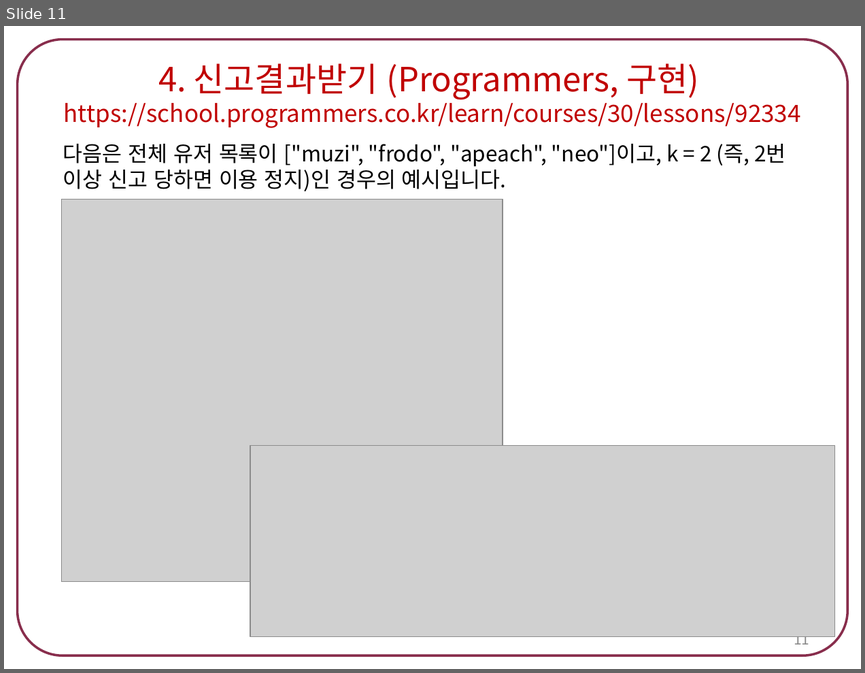
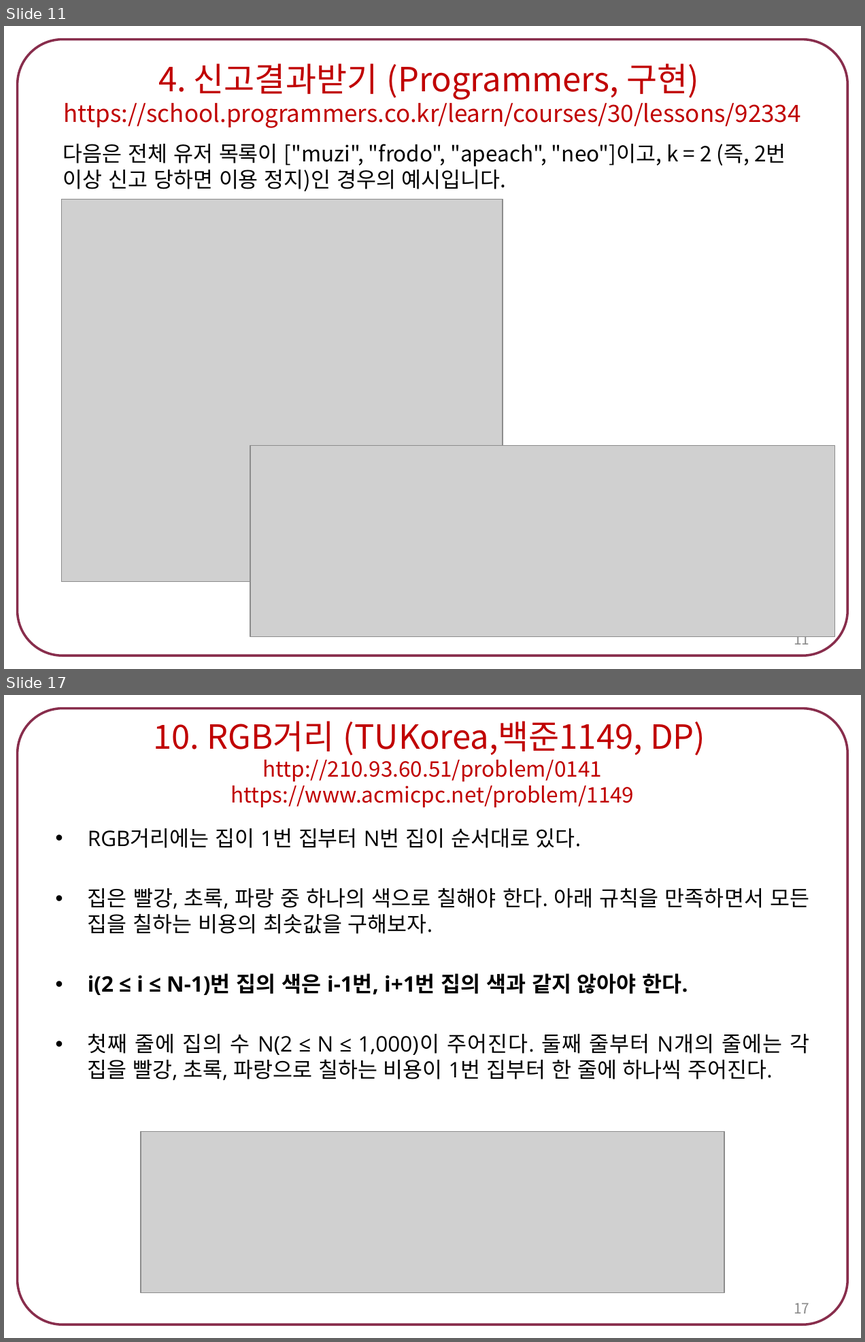
Before and after one commit to tlsdn0403/4-1, a slide deck: 스크립트언어/숙제6. 다이나믹 프로그래밍.pptx. Shown one above the other, each under a label of ours: slide 11 before the commit, slides 11 and 17 after it; the slides between them are not shown. The pictures are 865x673 and 865x1342 pixels, drawn with LibreOffice and Linux fonts; fonts in the diff are those of the drawing; grey boxes stand for pictures. Boxes give left, top, right and bottom in pixels: in the first picture for what was removed or moved away, otherwise in the second. Text is boxed around its words. In the diff, an @@ line names an element or a change of style, - is before the commit and + after.

```diff
--- a/스크립트언어/숙제6. 다이나믹 프로그래밍.pptx
+++ b/스크립트언어/숙제6. 다이나믹 프로그래밍.pptx
@@ slide 17 added at (4,695,861,1338), background #FFFFFF; not listed: 1 template element that a slide beside it also shows @@
@@ title added at (153,721,705,808), 18 pt, text #C00000 @@
+10. RGB거리 (TUKorea,백준1149, DP)
+http://210.93.60.51/problem/0141
+https://www.acmicpc.net/problem/1149
@@ text added at (88,828,809,1080), 18 pt, text #000000 @@
+• RGB거리에는 집이 1번 집부터 N번 집이 순서대로 있다.
+• 집은 빨강, 초록, 파랑 중 하나의 색으로 칠해야 한다. 아래 규칙을 만족하면서 모든 집을 칠하는 비용의 최솟값을 구해보자.
+• i(2 ≤ i ≤ N-1)번 집의 색은 i-1번, i+1번 집의 색과 같지 않아야 한다.
+• 첫째 줄에 집의 수 N(2 ≤ N ≤ 1,000)이 주어진다. 둘째 줄부터 N개의 줄에는 각 집을 빨강, 초록, 파랑으로 칠하는 비용이 1번 집부터 한 줄에 하나씩 주어진다.
@@ picture added at (140,1131,723,1292) @@
@@ page number added at (793,1302,809,1313), 12 pt, text #898989 @@
+17
```
Also in this commit, not shown: 4 slides changed, 1 other slide added, 19 other files.
